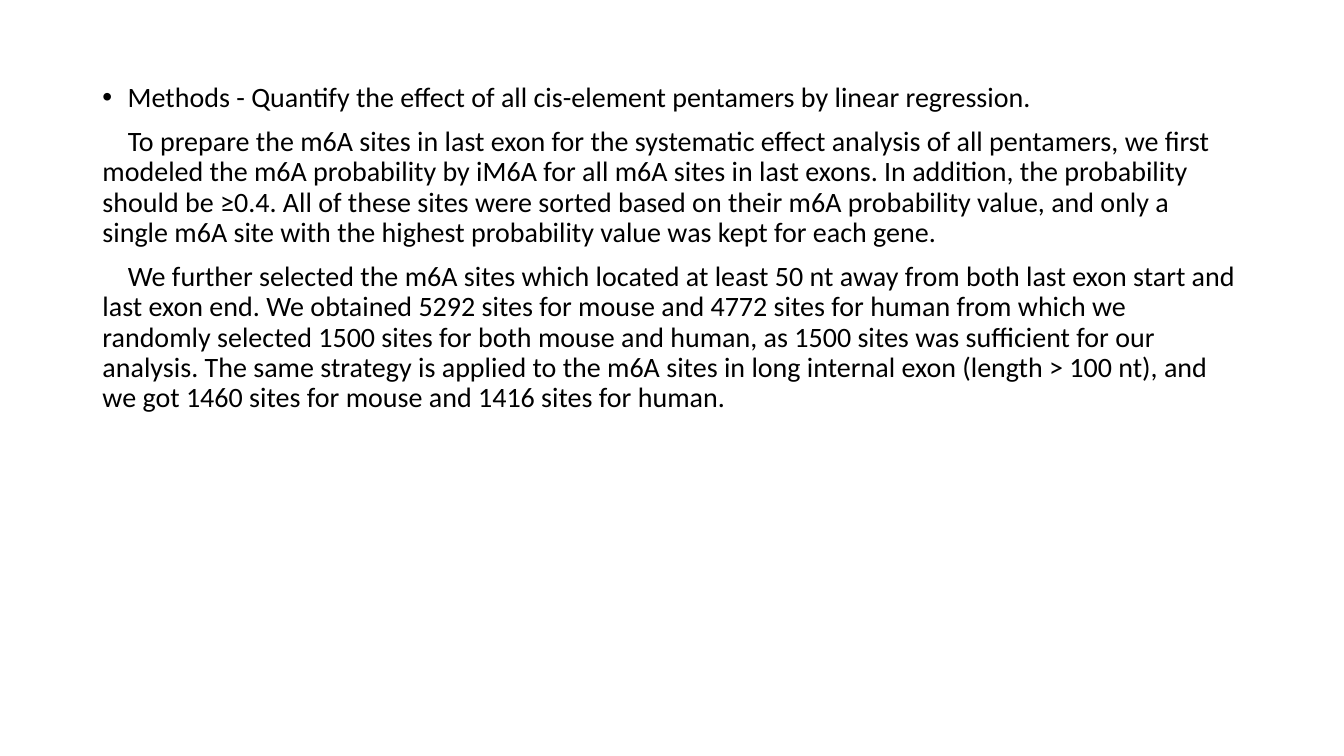
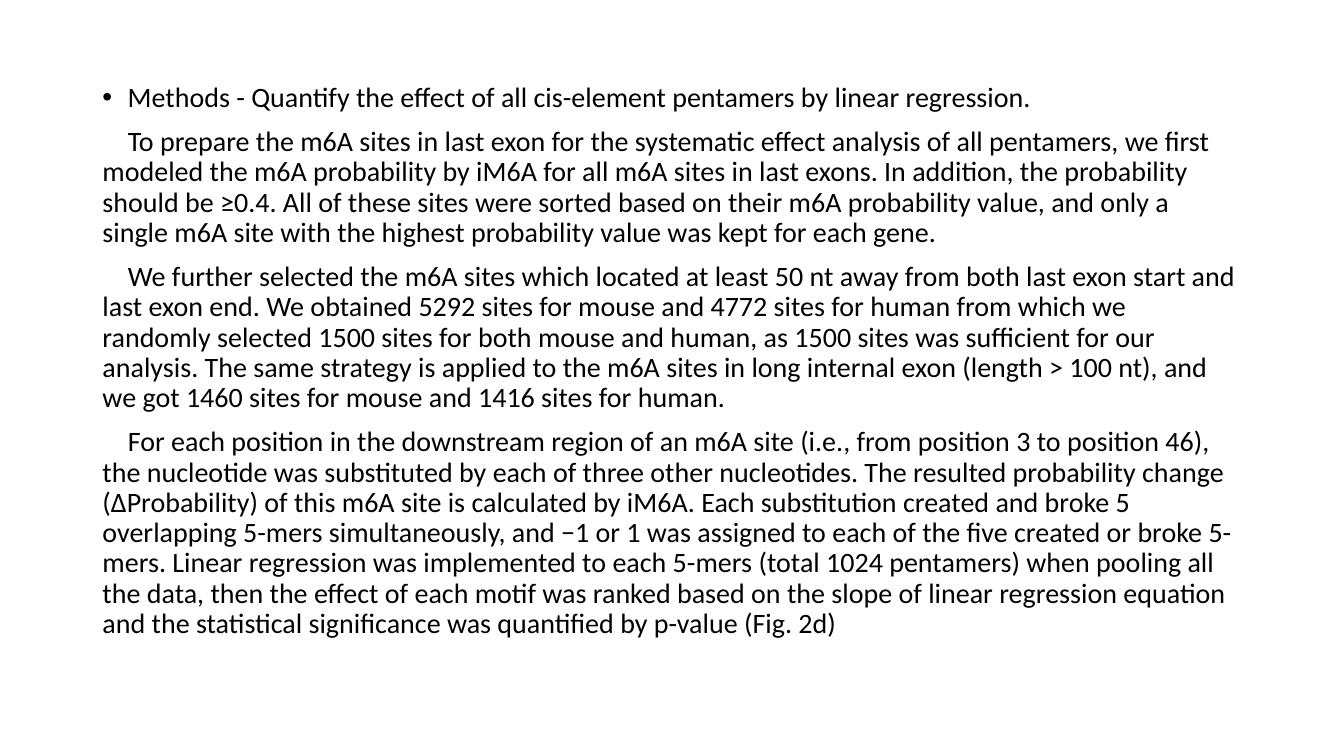
Before and after one commit to YanChengHuang/paper_implement, a slide deck: slide 37 of iM6A/presentation/iM6A.pptx (slide 36 before the commit). Drawn at 1344x756 pixels with LibreOffice and Linux fonts; fonts in the diff are those of the drawing. Boxes give left, top, right and bottom in pixels: in the first picture for what was removed or moved away, otherwise in the second. Text is boxed around its words. In the diff, an @@ line names an element or a change of style, - is before the commit and + after.

```diff
--- a/iM6A/presentation/iM6A.pptx
+++ b/iM6A/presentation/iM6A.pptx
@@ text at <box>102,430,1232,638</box>: paragraph added @@
+For each position in the downstream region of an m6A site (i.e., from position 3 to position 46), the nucleotide was substituted by each of three other nucleotides. The resulted probability change (ΔProbability) of this m6A site is calculated by iM6A. Each substitution created and broke 5 overlapping 5-mers simultaneously, and −1 or 1 was assigned to each of the five created or broke 5-mers. Linear regression was implemented to each 5-mers (total 1024 pentamers) when pooling all the data, then the effect of each motif was ranked based on the slope of linear regression equation and the statistical significance was quantified by p-value (Fig. 2d)
```
Also in this commit, not shown: 3 other slides changed, 1 slide added, 1 slide removed.
